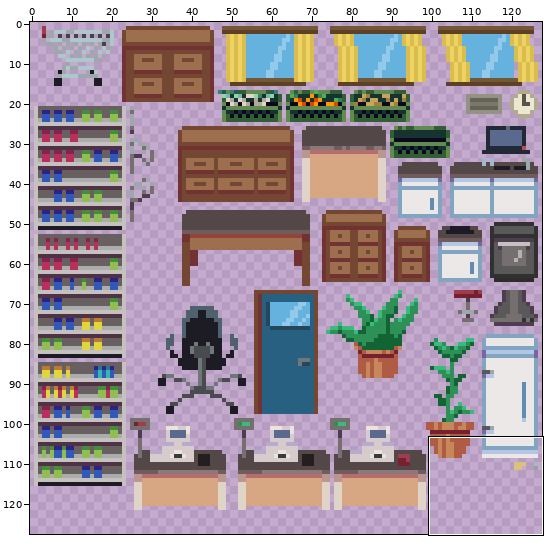
Edited in one commit: sprite sheet (Assets/Resources/SpriteSheet/GameSheet.png). The picture above shows the old version from afar; the outline marks the close-up.
Close-up. Earlier state:
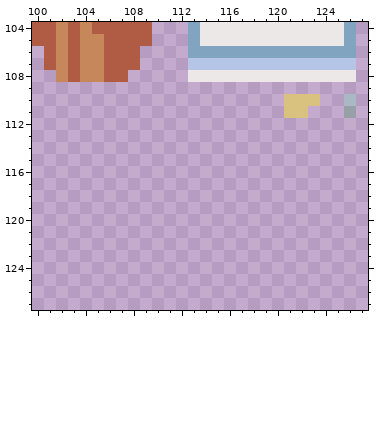
The file is 128x128 pixels. Pixels under 10% opacity are left out. Colours within 5 levels of each other are drawn and written as one. Shown: x 100..127, y 104..127.
The same view after the edit:
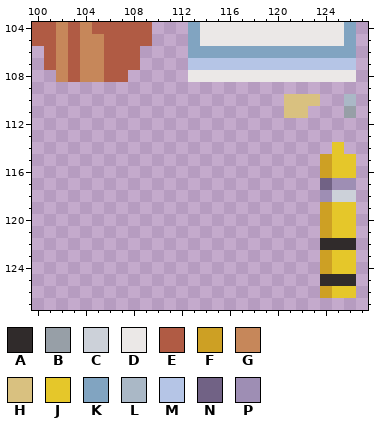
Palette (. is transparent): A #302b2b  B #979fa7  C #ccd1d9  D #ebe8e7  E #b05b44  F #cda024  G #c6875a  H #d9c180  J #e5c72a  K #81a4c1  L #aab8c6  M #b5c5e6  N #716285  P #9e8eb4
Difference:
There is now colour A in row 122 at x 124 to 126; in row 125 at x 124 to 126.
There is now colour C in row 118 at x 125 to 126.
There is now colour F in rows 115 to 116 at x 124; in rows 119 to 121 at x 124; in rows 123 to 124 at x 124; in row 126 at x 124.
There is now colour J in row 114 at x 125; in rows 115 to 116 at x 125 to 126; in rows 119 to 121 at x 125 to 126; in rows 123 to 124 at x 125 to 126; in row 126 at x 125 to 126.
There is now colour N in row 117 at x 124.
There is now colour P in row 117 at x 125 to 126; in row 118 at x 124.
